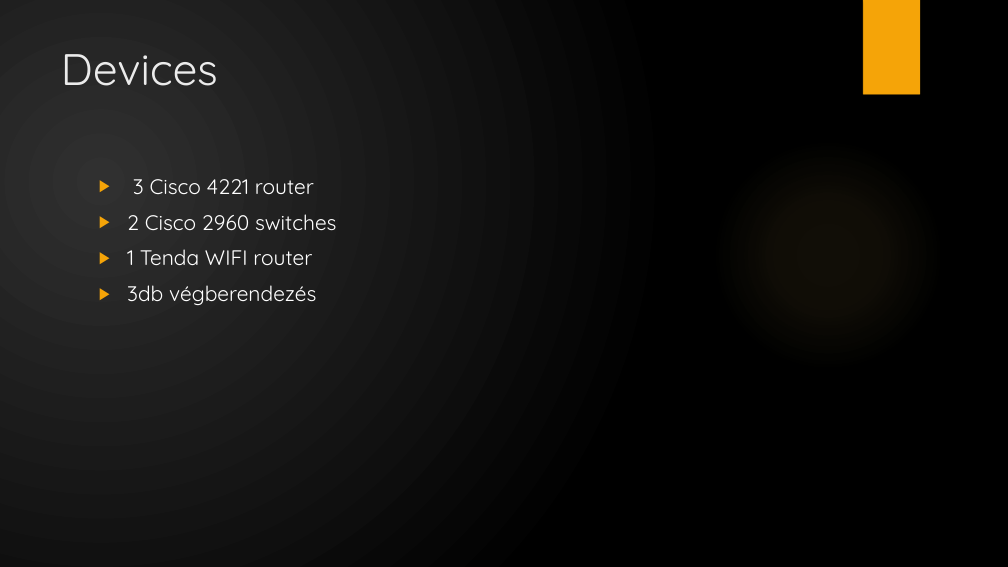
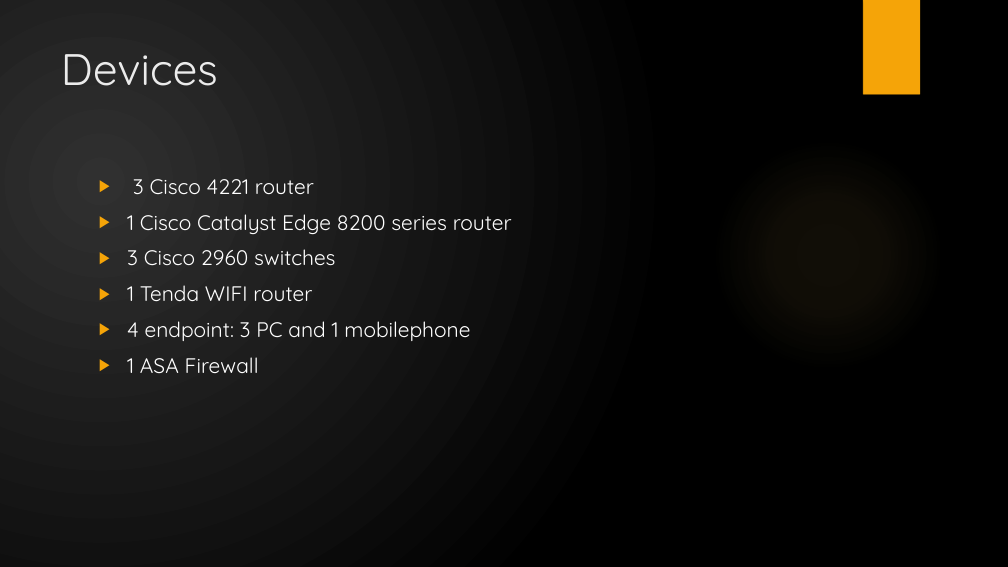
Before and after one commit to LajkaK2006/BorsodNet, a slide deck: slide 3 of BorsodNet.pptx. Drawn at 1008x567 pixels with LibreOffice and Linux fonts; fonts in the diff are those of the drawing; background and template pictures are left out. Boxes give left, top, right and bottom in pixels: in the first picture for what was removed or moved away, otherwise in the second. Text is boxed around its words. In the diff, an @@ line names an element or a change of style, - is before the commit and + after.

```diff
--- a/BorsodNet.pptx
+++ b/BorsodNet.pptx
@@ text at (127, 214, 512, 265): text changed @@
-▶ 2 Cisco 2960 switches
+▶ 1 Cisco Catalyst Edge 8200 series router
+▶ 3 Cisco 2960 switches
@@ text at (127, 321, 470, 373): text changed @@
-▶ 3db végberendezés
+▶ 4 endpoint: 3 PC and 1 mobilephone
+▶ 1 ASA Firewall
```
Also in this commit, not shown: 4 other slides changed, 9 slides added.
